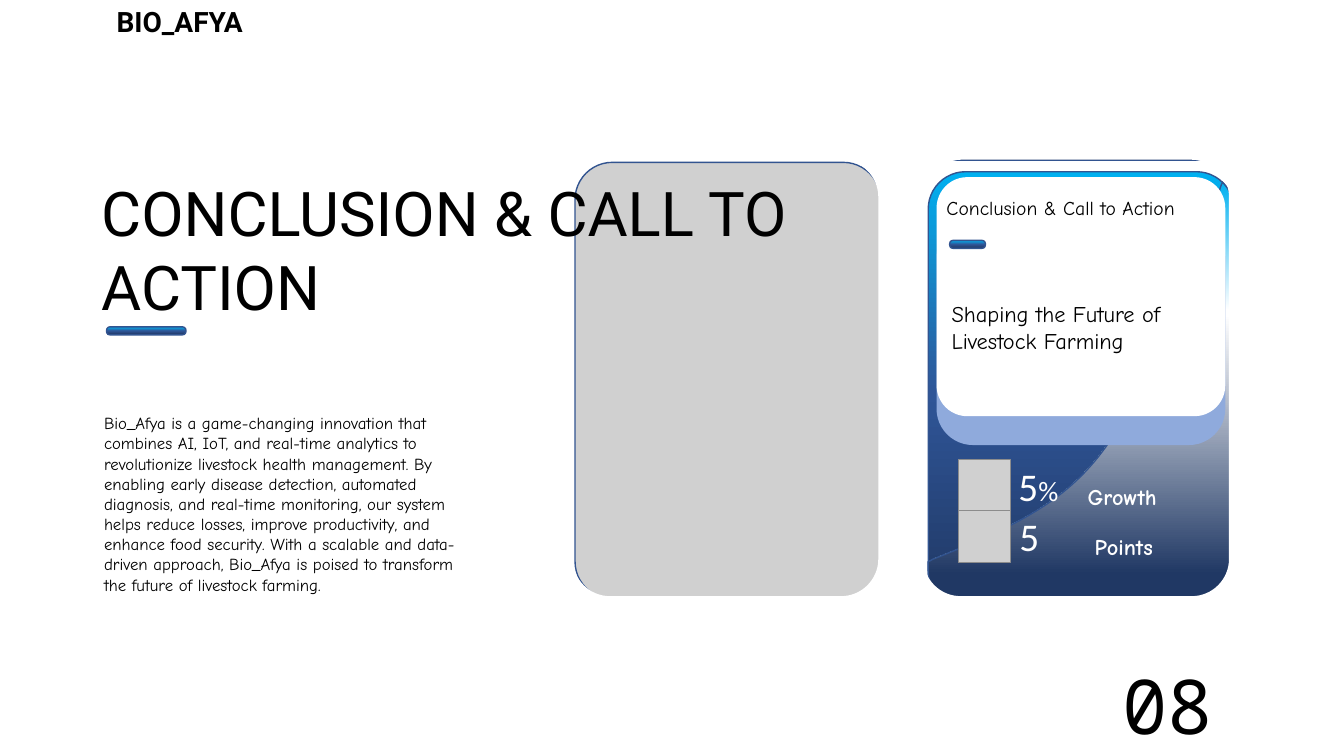
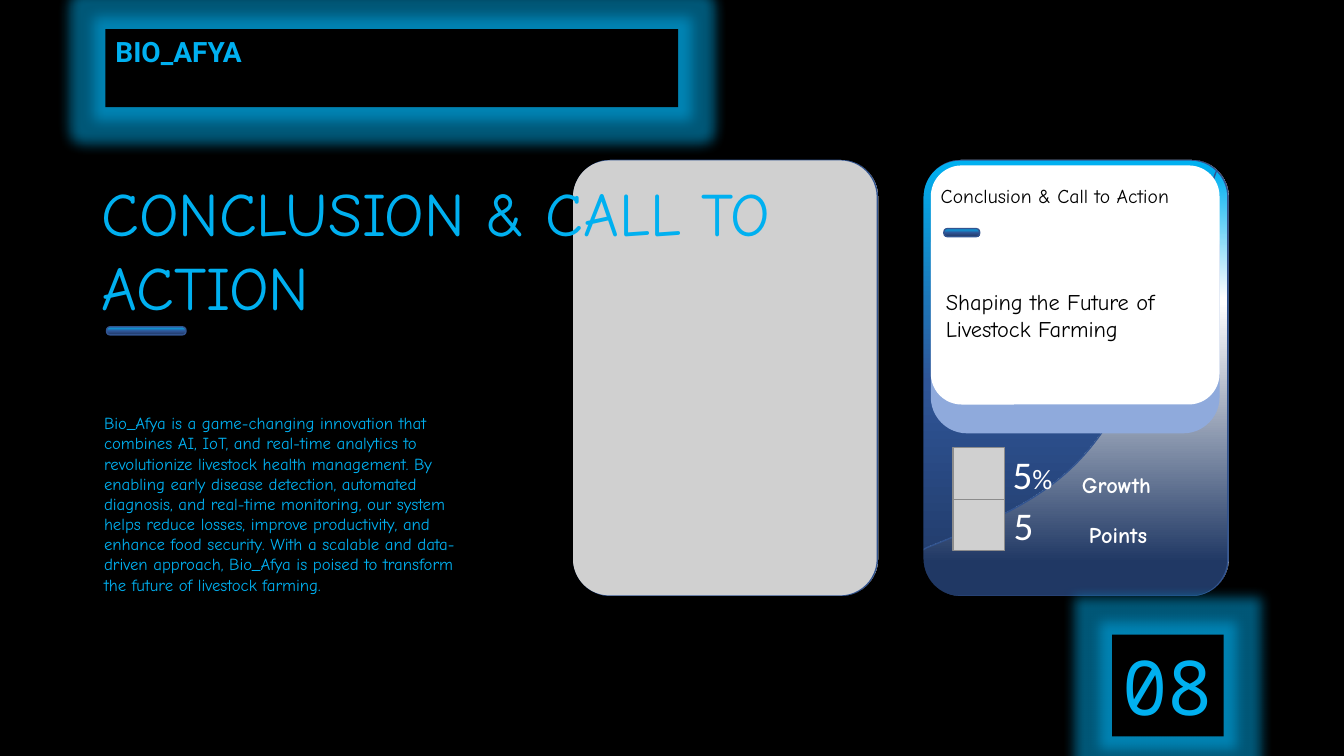
Before and after one commit to Mmust-Ihub/Bioafya, a slide deck: slide 11 of Presentation1.pptx. Drawn at 1344x756 pixels with LibreOffice and Linux fonts; fonts in the diff are those of the drawing; grey boxes stand for pictures; background and template pictures are left out. Boxes give left, top, right and bottom in pixels: in the first picture for what was removed or moved away, otherwise in the second. Text is boxed around its words. In the diff, an @@ line names an element or a change of style, - is before the commit and + after.

Commit message:
Add files via upload
An update On the Bio_Afya Presentation😀

```diff
--- a/Presentation1.pptx
+++ b/Presentation1.pptx
@@ freeform shape at <box>0,0,1344,756</box>: fill #FFFFFF to #000000 @@
@@ rectangle "BIO_AFYA" at <box>106,29,679,107</box>: text colour #000000 to #00B0F0; fill none to #000000 @@
@@ rectangle "BIO_AFYA": place and size @@
-rectangle "BIO_AFYA" at <box>117,11,243,35</box>
+rectangle "BIO_AFYA" at <box>106,29,679,107</box>
@@ picture: place and size @@
-picture at <box>575,0,880,142</box>
+picture at <box>577,0,882,152</box>
@@ text "CONCLUSION & CALL TO ACTION" at <box>101,183,770,330</box>: font Roboto to Comic Neue, text colour #000000 to #00B0F0 @@
@@ text "Bio_Afya is a game-changing innovation ..." at <box>104,417,454,594</box>: text colour #000000 to #00B0F0 @@
@@ picture: place and size @@
-picture at <box>575,620,880,756</box>
+picture at <box>581,606,886,756</box>
@@ 12 texts, 9 rounded rectangles, 4 pictures, 3 freeform shapes: place and size @@
-12 texts, 9 rounded rectangles, 4 pictures, 3 freeform shapes at <box>925,0,1234,756</box>
+12 texts, 9 rounded rectangles, 4 pictures, 3 freeform shapes at <box>919,0,1228,756</box>
@@ rectangle "08": place and size @@
-rectangle "08" at <box>1122,679,1213,735</box>
+rectangle "08" at <box>1112,635,1224,737</box>
@@ rectangle "08" at <box>1112,635,1224,737</box>: text colour #000000 to #00B0F0; fill none to #000000 @@
```
Also in this commit, not shown: 12 other slides changed, 1 slide added.
